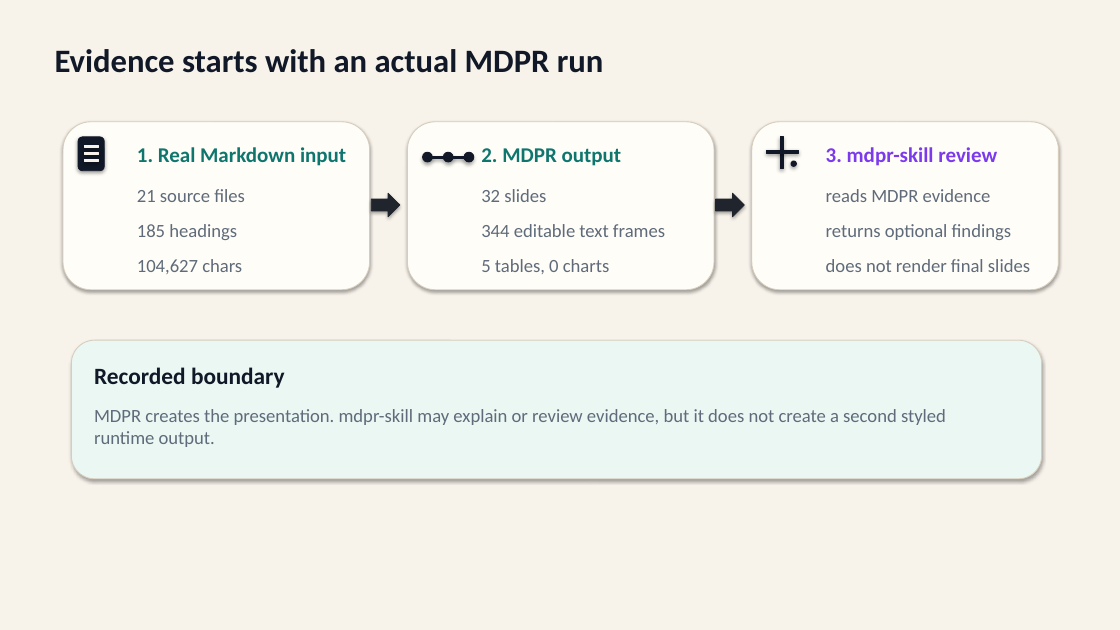
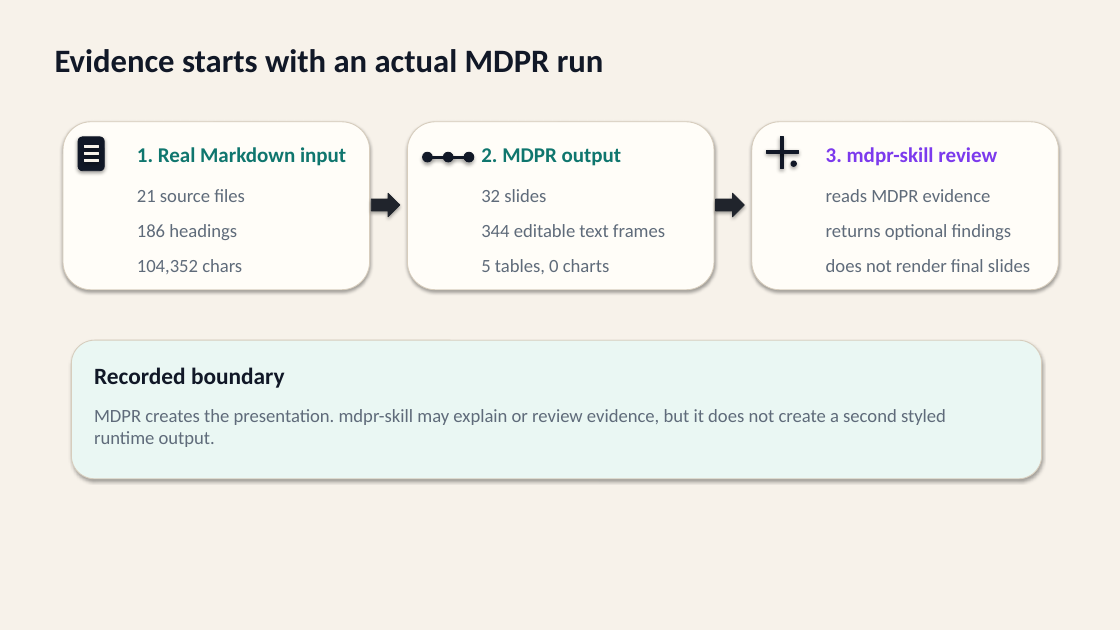
Before and after one commit to ch040602/mdpr-skill, a slide deck: slide 1 of artifacts/mdpr-vs-skill/mdpr-skill-from-actual-md-run.pptx. Drawn at 1120x630 pixels with LibreOffice and Linux fonts; fonts in the diff are those of the drawing. Boxes give left, top, right and bottom in pixels: in the first picture for what was removed or moved away, otherwise in the second. Text is boxed around its words. In the diff, an @@ line names an element or a change of style, - is before the commit and + after.

```diff
--- a/artifacts/mdpr-vs-skill/mdpr-skill-from-actual-md-run.pptx
+++ b/artifacts/mdpr-vs-skill/mdpr-skill-from-actual-md-run.pptx
@@ text at box(137, 224, 237, 240): text changed @@
-185 headings
+186 headings
@@ text at box(137, 259, 242, 274): text changed @@
-104,627 chars
+104,352 chars
```
Also in this commit, not shown: 2 other slides changed, 10 other files.
